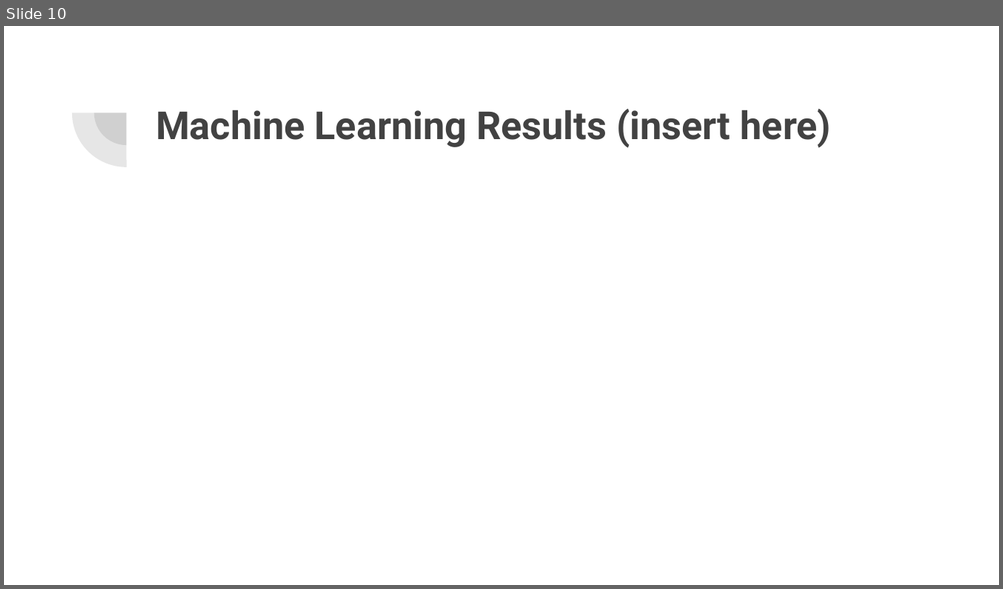
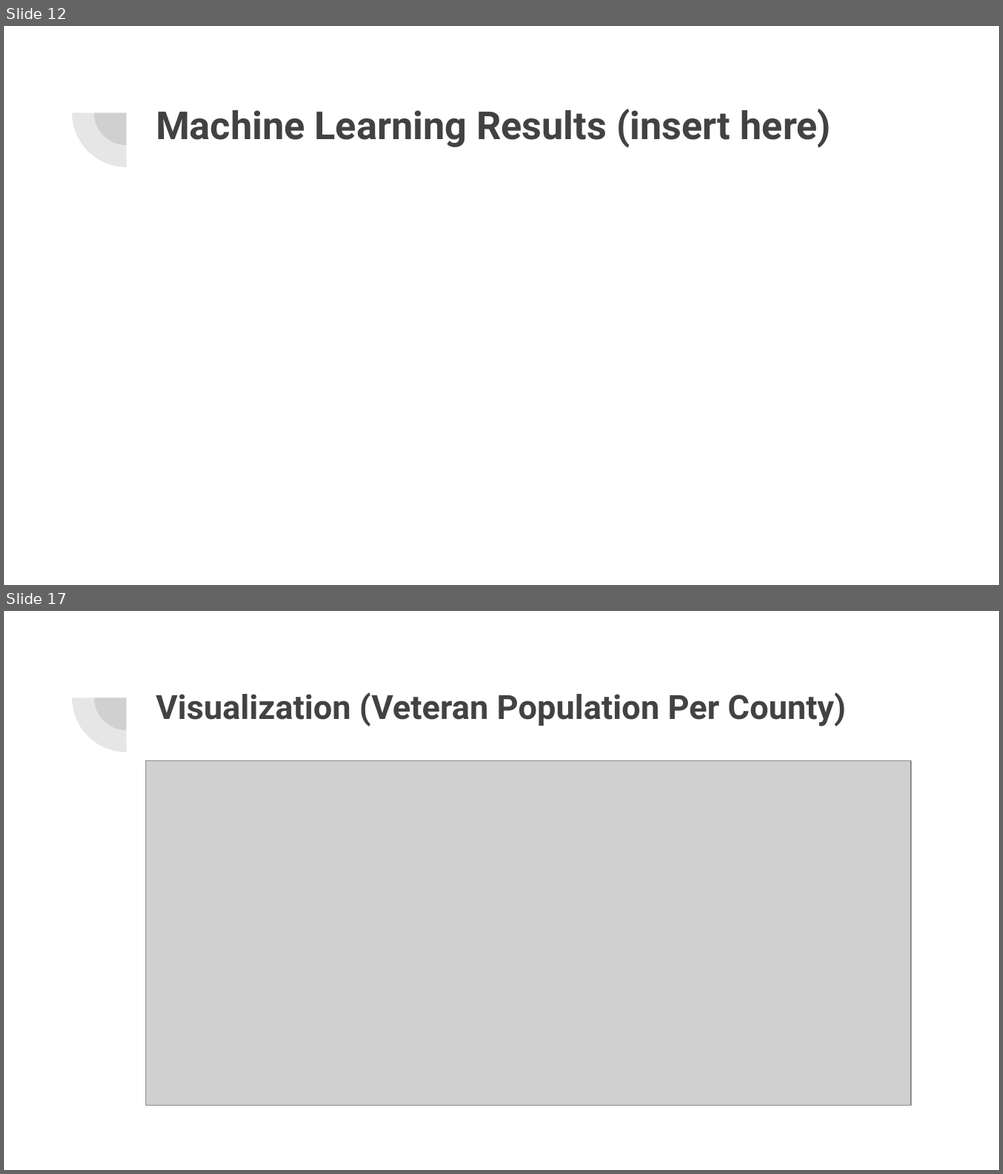
Before and after one commit to staceycatherine/Final_Project, a slide deck: Final Project Google Slides.pptx. Shown one above the other, each under a label of ours: slide 10 before the commit, slides 12 and 17 after it; the slides between them are not shown. The pictures are 1003x589 and 1003x1174 pixels, drawn with LibreOffice and Linux fonts; fonts in the diff are those of the drawing; grey boxes stand for pictures. Boxes give left, top, right and bottom in pixels: in the first picture for what was removed or moved away, otherwise in the second. Text is boxed around its words. In the diff, an @@ line names an element or a change of style, - is before the commit and + after.

```diff
--- a/Final Project Google Slides.pptx
+++ b/Final Project Google Slides.pptx
@@ slide 17 added at (4, 611, 999, 1170), background #FFFFFF; not listed: 2 template elements that a slide beside it also shows @@
@@ title added at (156, 692, 846, 726), 24.2 pt, text #424242, bold @@
+Visualization (Veteran Population Per County)
@@ picture added at (146, 761, 911, 1106) @@
@@ what was slide 10 is now slide 12 @@
```
Also in this commit, not shown: 11 other slides added, 2 slides removed.
